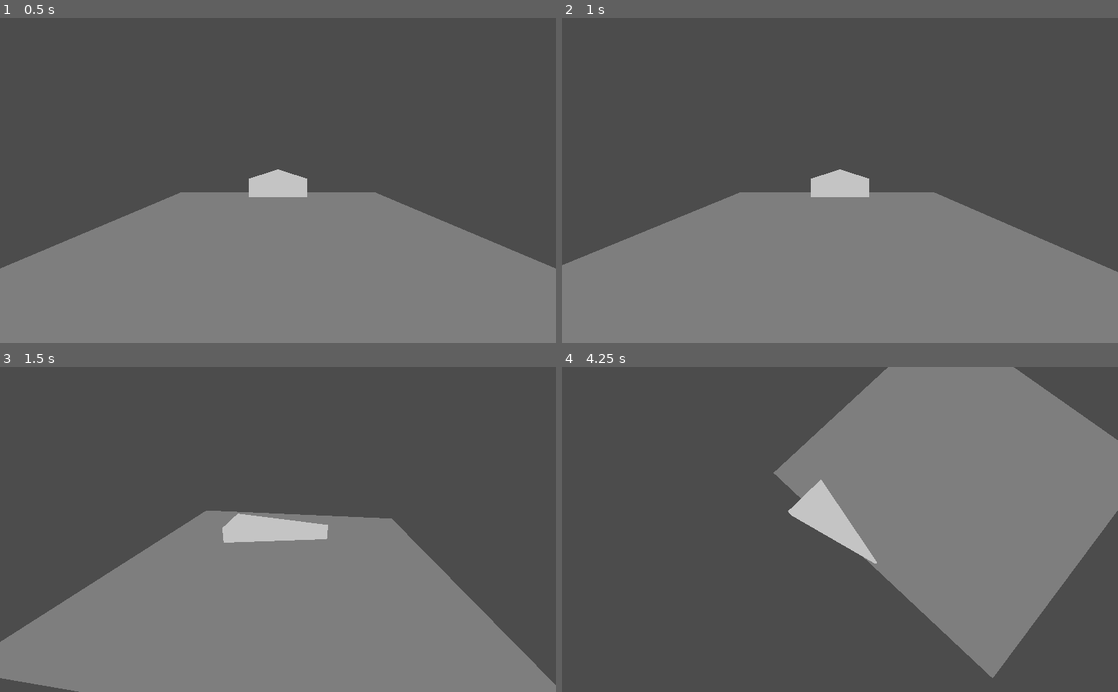
Above: before the commit, frames 1-4 (two rows, left to right).
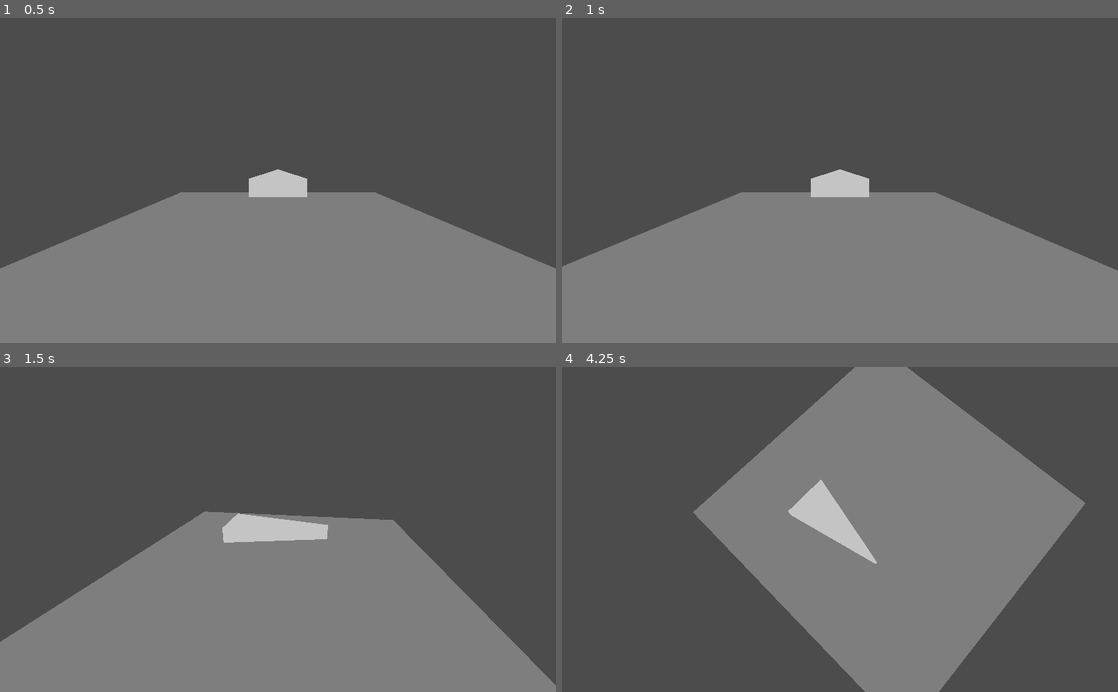
Above: after the commit, the same moments.

Repository: kornelharm/SpaceGame
Game: Godot game, scene res://Worlds/Test.tscn
Same seed, same stepped clock (60 frames per second), same inputs: the game is played once before the commit and once after it.
Inputs (mouse positions are in pixels of both pictures, inside the frame that each line leads up to):
- Up to frame 1 (0.5 s): no input
- Up to frame 2 (1 s): tap Enter at 0.5 s; move the mouse to (962, 164) at 0.52 s; hold Right (move_right) from 0.53 s (still down); hold Right mouse button (camera_unlock) from 0.53 s (still down)
- Up to frame 3 (1.5 s): move the mouse to (166, 545) at 1.27 s; release Right (move_right) at 1.28 s; release Right mouse button (camera_unlock) at 1.28 s; hold Down (move_back) from 1.28 s (still down); right-click (166, 545) at 1.35 s
- Up to frame 4 (4.25 s): move the mouse to (895, 458) at 2.02 s; release Down (move_back) at 2.03 s; hold Right (move_right) 2.03-2.78 s; hold Right mouse button (camera_unlock) 2.03-2.78 s; move the mouse to (812, 594) at 2.77 s; hold Up (move_forward) 2.78-3.53 s; right-click (812, 594) at 2.85 s; move the mouse to (1006, 578) at 3.52 s; hold Left (move_left) from 3.53 s (still down); hold Right mouse button (camera_unlock) from 3.53 s (still down)

Frame 1 is identical in both runs. In frame 2, 0.2% of the frame differs, in the area x 0-100%, y 53-79%; in frame 3, 0.5%; in frame 4, 26%, in the area x 23-100%, y 0-100%.

Commit message:
Implemented artificial drag

Diff:
--- a/Prefabs/ShipMovement.gd
+++ b/Prefabs/ShipMovement.gd
@@ -1,6 +1,7 @@
 extends Spatial
 
 export var acceleration = 1
+export var decceleration = 0.75
 export var rotational_acceleration = 0.3
 
 var direction
@@ -37,6 +38,8 @@
 
 func _physics_process(delta):
 	establish_directions()
+
+
 	if(Input.is_action_pressed("move_forward")):
 		velocity += forward * acceleration * delta
 	if(Input.is_action_pressed("move_back")):
@@ -65,6 +68,17 @@
 	if(Input.is_action_pressed("pitch_down")):
 		rotate_object_local(Vector3.RIGHT, rotational_acceleration * delta)
 
+	# Velocity of the ship inline with the direction of the front
+	var forward_velocity = velocity - velocity.project(forward)
+	# Velocity of the ship not inline with the direction of the front
+	var drift = velocity - forward_velocity
 
+	if (drift.length() < 0.1):
+		pass
+		#velocity -= drift
+#	else:
+#		velocity -= drift.normalized() * delta * decceleration
+
+	velocity -= velocity.normalized() * delta * decceleration
 
 	move(delta)
